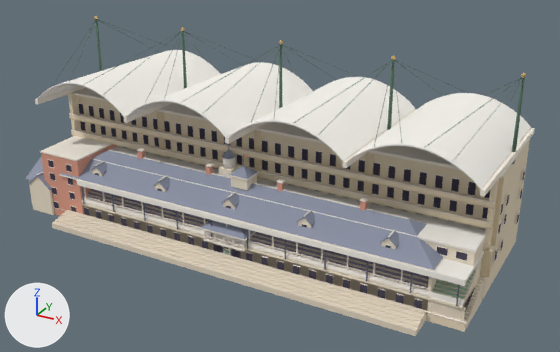
Renders of the glTF model assets/models/architecture/rowley_stands.glb from each side of a commit.
Both versions are drawn from a 50 mm camera at (86.2, -131.4, 89.6) aimed at (3.6, 18.7, 14.5). Every picture has the same lights, and +X, +Y and +Z are marked at lower left. The picture after the commit comes second.

The older version as bpy lines, for what is in view:
```python
ob_rowley_stand = bpy.data.objects.new('rowley_stand', me_rowley_stand)
ob_rowley_stand.location = (0.0, 0.0, 0.0)
ob_victorian_pavilion = bpy.data.objects.new('victorian_pavilion', me_victorian_pavilion)
ob_victorian_pavilion.location = (0.0, 0.0, 0.0)
ob_victorian_stand = bpy.data.objects.new('victorian_stand', me_victorian_stand)
ob_victorian_stand.location = (0.0, 0.0, 0.0)
# also in view: 'millennium_stand' at (0.0, 21.8, 22.3)
```
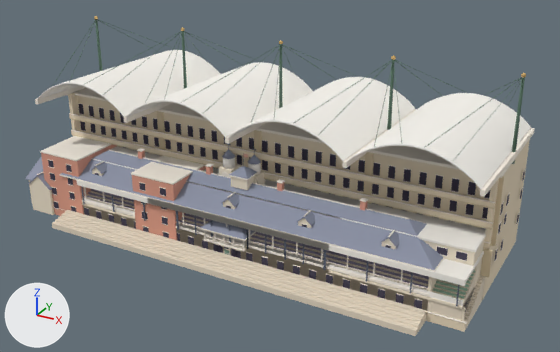
Pixel boxes (x1, y1, x2, y2) of what changed, in the pictures (560 x 352 px):
```json
{"object": "rowley_end", "change": "added", "after": [131, 149, 358, 281], "faces in mat_rm_brick (beige #dc9c86)": [132, 166, 206, 240], "faces in mat_rm_trim (white #f7efe2)": [131, 156, 205, 233], "faces in mat_rm_white (white #f6f2ea)": [172, 163, 358, 267], "faces in mat_rm_glass (greyish purple #3f3a4d)": [139, 183, 169, 238], "faces in mat_rm_concrete (pale yellow #e6d9c4)": [178, 232, 330, 281]}
{"object": "rowley_wing", "change": "added", "after": [148, 168, 336, 275], "on screen": "mostly hidden", "faces in mat_rm_white (white #f6f2ea)": [148, 168, 336, 261]}
```

Scene script edits in JSON lines:
```json
{"op": "add", "block": "me_rowley_wing", "code": ["me_rowley_wing = bpy.data.meshes.new('rowley_wing')", "me_rowley_wing.from_pydata(...)  # 438 vertices, 684 faces; spans x -21.4..21.4, y -1.3..18.2, z -1.0..14.8", "# faces by material slot: [108, 120, 76, 108, 56, 48, 168]", "me_rowley_wing.materials.append(mat_rm_glass)  # greyish purple #3f3a4d", "me_rowley_wing.materials.append(mat_rm_cream)  # pale yellow #efe3cd", "me_rowley_wing.materials.append(mat_rm_concrete)  # pale yellow #e6d9c4", "me_rowley_wing.materials.append(mat_rm_seat)  # greyish green #9dbfa6", "me_rowley_wing.materials.append(mat_rm_white)  # white #f6f2ea", "me_rowley_wing.materials.append(mat_rm_iron)  # greyish blue #5b6273", "me_rowley_wing.materials.append(mat_rm_trim)  # white #f7efe2"]}
{"op": "add", "block": "me_rowley_end", "code": ["me_rowley_end = bpy.data.meshes.new('rowley_end')", "me_rowley_end.from_pydata(...)  # 823 vertices, 1292 faces; spans x -26.4..26.4, y -1.3..19.2, z -1.0..24.2", "me_rowley_end.materials.append(mat_rm_glass)  # greyish purple #3f3a4d", "me_rowley_end.materials.append(mat_rm_cream)  # pale yellow #efe3cd", "me_rowley_end.materials.append(mat_rm_concrete)  # pale yellow #e6d9c4", "me_rowley_end.materials.append(mat_rm_seat)  # greyish green #9dbfa6", "me_rowley_end.materials.append(mat_rm_white)  # white #f6f2ea", "me_rowley_end.materials.append(mat_rm_iron)  # greyish blue #5b6273", "me_rowley_end.materials.append(mat_rm_trim)  # white #f7efe2", "me_rowley_end.materials.append(mat_rm_slate)  # grey #8f95a8", "me_rowley_end.materials.append(mat_rm_brick)  # beige #dc9c86"]}
{"op": "add", "block": "ob_rowley_wing", "code": ["ob_rowley_wing = bpy.data.objects.new('rowley_wing', me_rowley_wing)", "ob_rowley_wing.location = (0.0, 0.0, 0.0)"]}
{"op": "add", "block": "ob_rowley_end", "code": ["ob_rowley_end = bpy.data.objects.new('rowley_end', me_rowley_end)", "ob_rowley_end.location = (0.0, 0.0, 0.0)"]}
```
